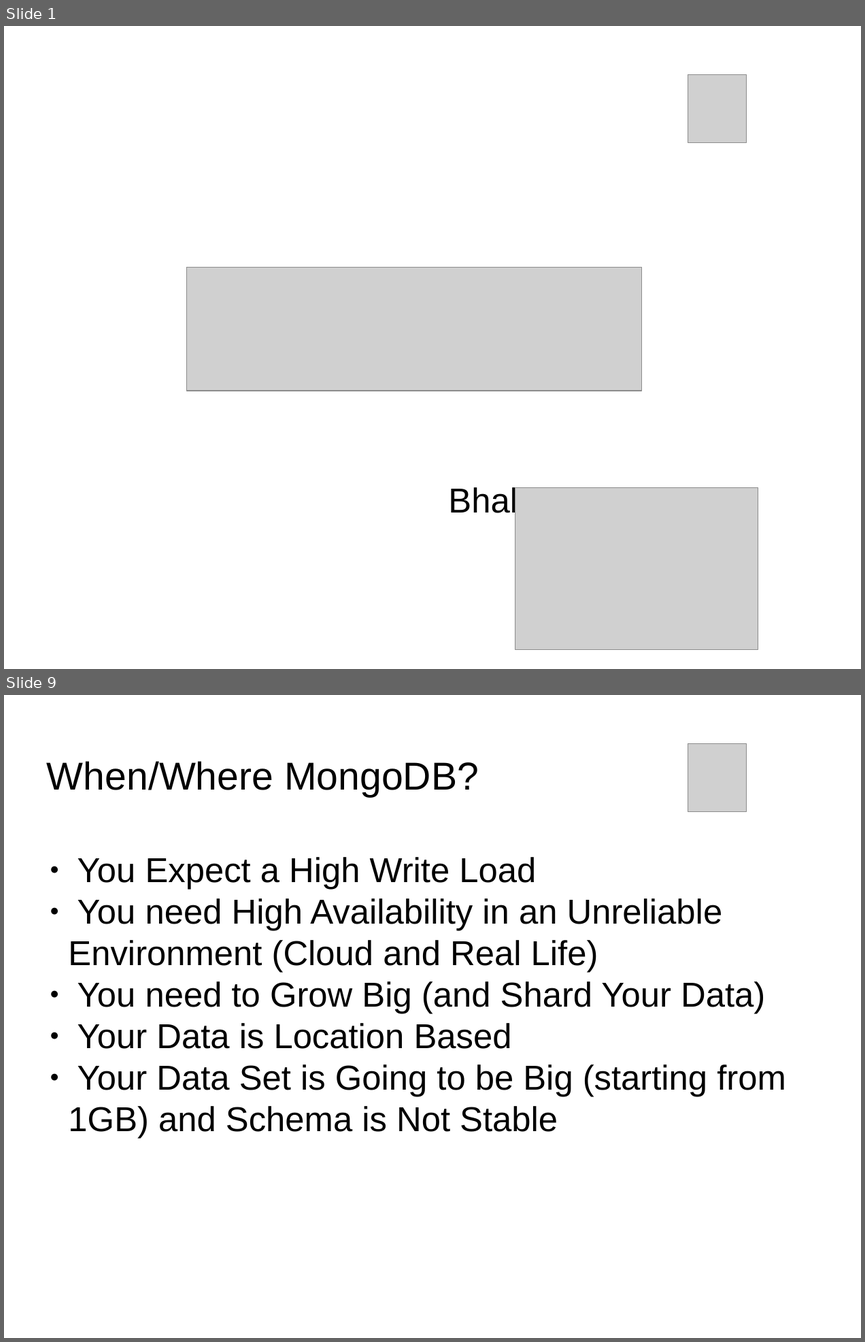
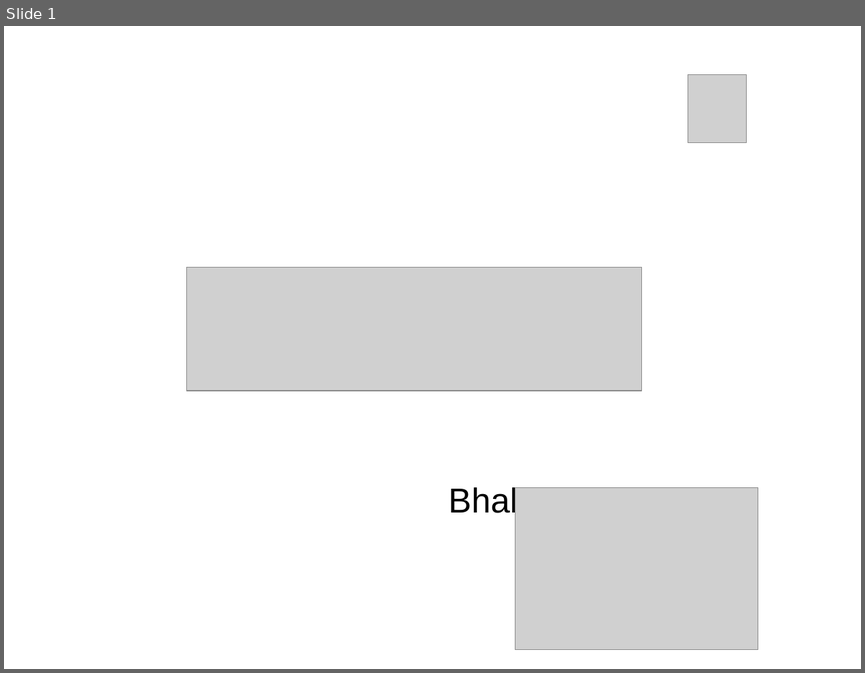
Before and after one commit to Bhakti/mongo_session, a slide deck: MongoDB_Session.odp. Shown one above the other, each under a label of ours: slides 1 and 9 before the commit, slide 1 after it; the slides between them are not shown. The pictures are 865x1342 and 865x673 pixels, drawn with LibreOffice and Linux fonts; fonts in the diff are those of the drawing; grey boxes stand for pictures; background and template pictures are left out. Boxes give left, top, right and bottom in pixels: in the first picture for what was removed or moved away, otherwise in the second. Text is boxed around its words. In the diff, an @@ line names an element or a change of style, - is before the commit and + after.

```diff
--- a/MongoDB_Session.odp
+++ b/MongoDB_Session.odp
@@ slide 9 removed at box(4, 695, 861, 1338), background picture (left out) @@
@@ picture removed at box(688, 743, 747, 812) @@
@@ title removed at box(47, 761, 479, 797) @@
-When/Where MongoDB?
@@ subtitle removed at box(68, 857, 786, 1138) @@
-● You Expect a High Write Load
-● You need High Availability in an Unreliable Environment (Cloud and Real Life)
-● You need to Grow Big (and Shard Your Data)
-● Your Data is Location Based
-● Your Data Set is Going to be Big (starting from 1GB) and Schema is Not Stable
```
Also in this commit, not shown: 11 slides changed, 6 slides added, 34 other files.
